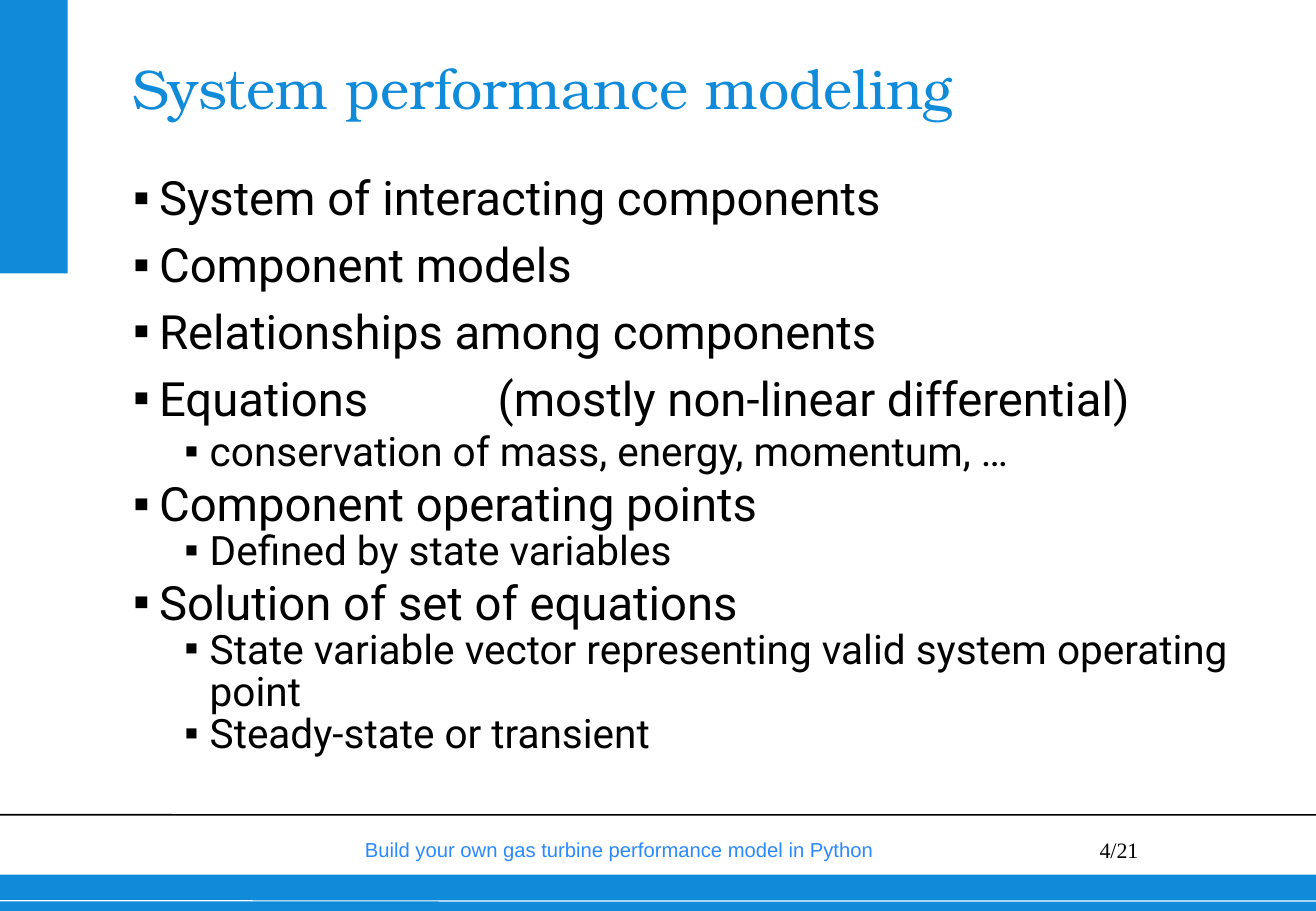
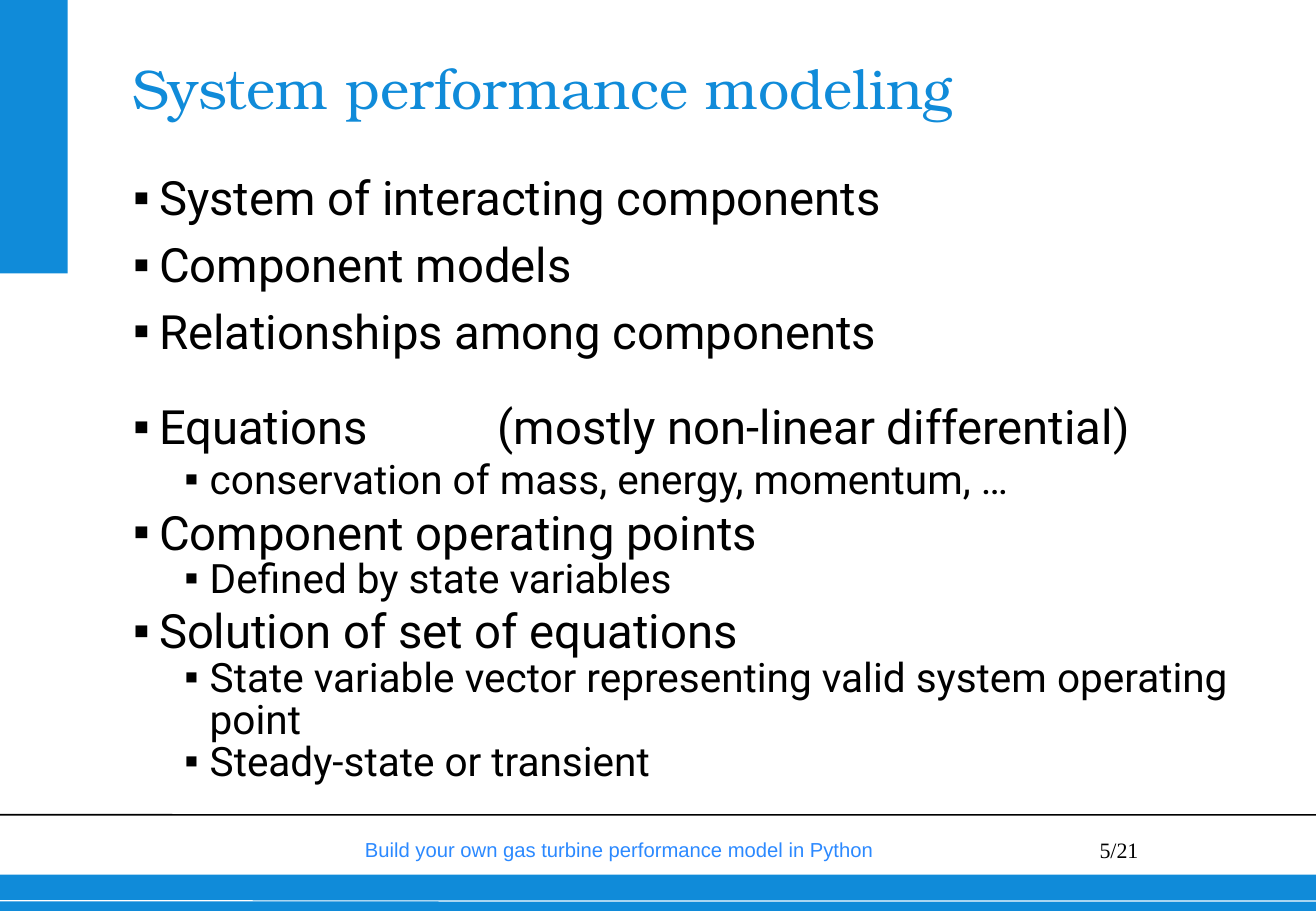
Before and after one commit to wvisser1958/GSPy, a slide deck: slide 5 of doc/Build your own gas turbine performance model from scratch.pptx (slide 4 before the commit). Drawn at 1316x911 pixels with LibreOffice and Linux fonts; fonts in the diff are those of the drawing; background and template pictures are left out. Boxes give left, top, right and bottom in pixels: in the first picture for what was removed or moved away, otherwise in the second. Text is boxed around its words. In the diff, an @@ line names an element or a change of style, - is before the commit and + after.

```diff
--- a/doc/Build your own gas turbine performance model from scratch.pptx
+++ b/doc/Build your own gas turbine performance model from scratch.pptx
@@ text at (159, 406, 1130, 455): line spacing 1 to 1.5 @@
@@ page number at (1100, 843, 1139, 859): text changed @@
-4/21
+5/21
```
Also in this commit, not shown: 17 other slides changed, 2 slides added, 1 slide removed.
